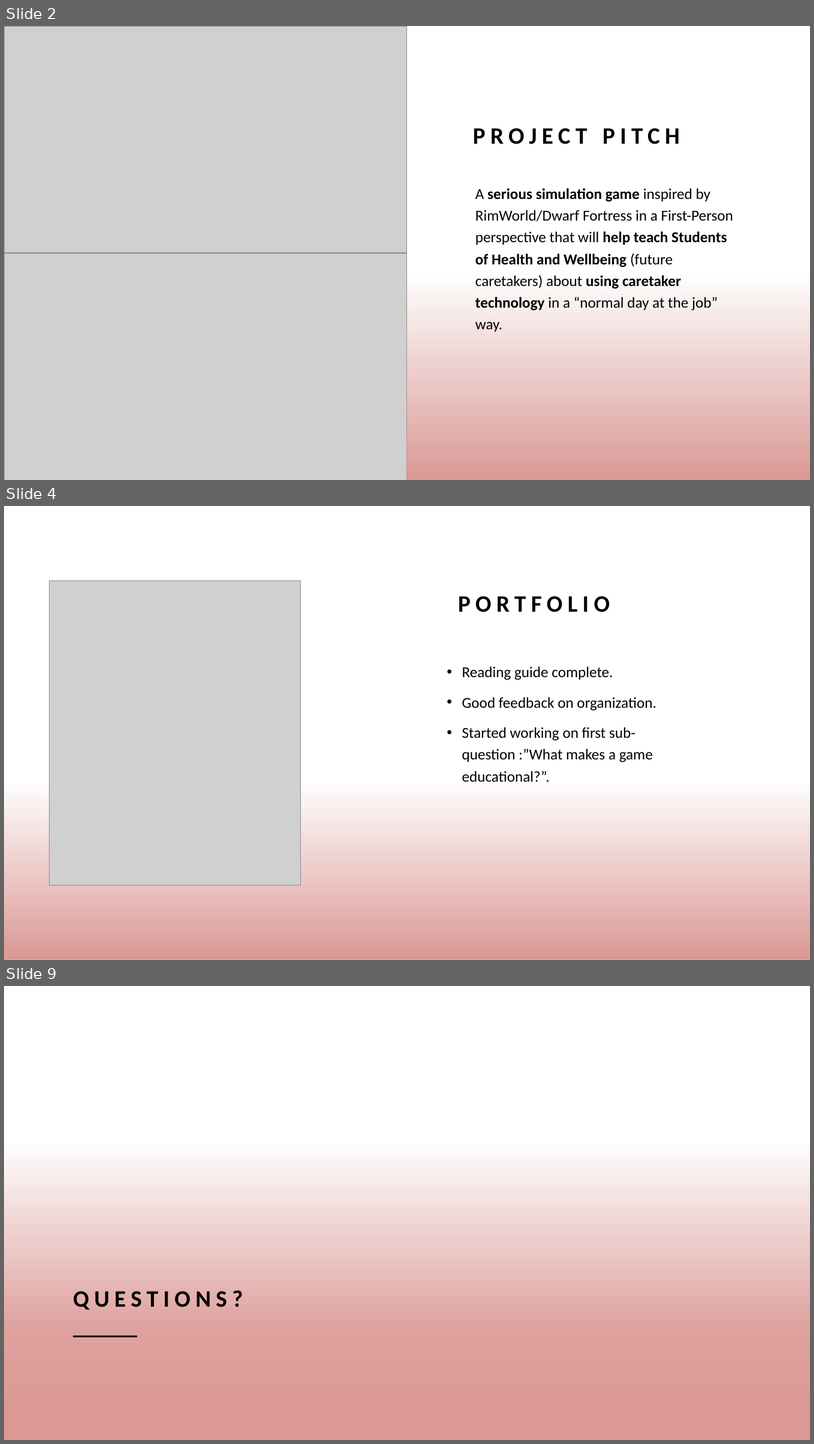
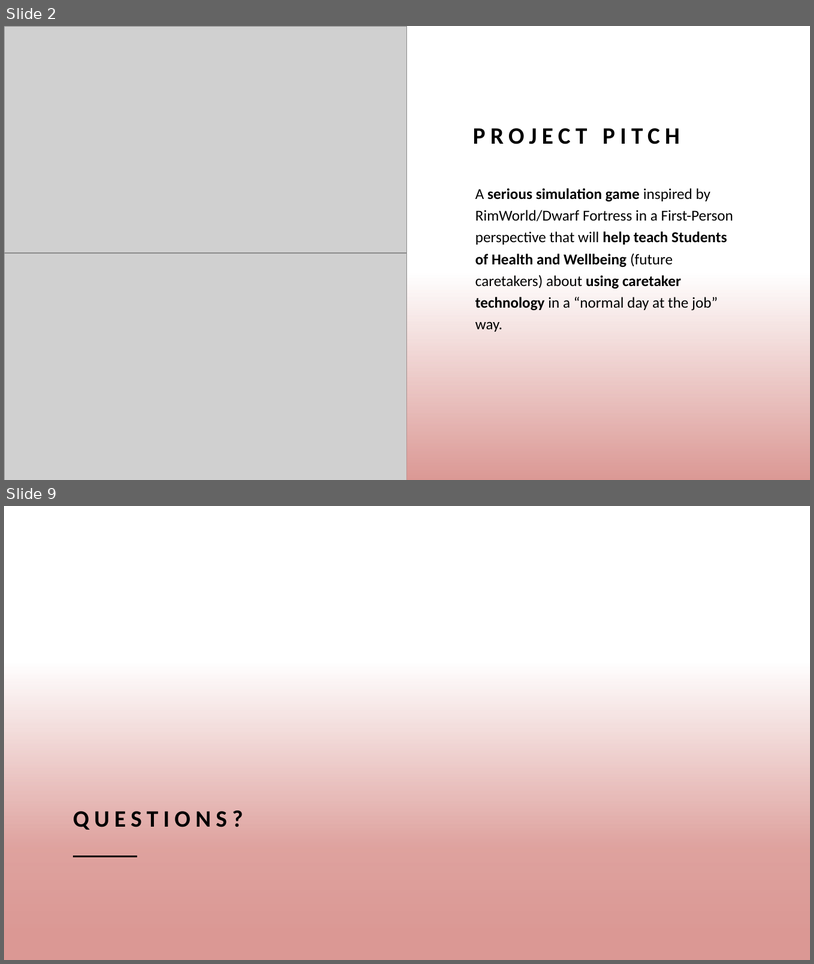
Before and after one commit to Snechar/CaretakerSim, a slide deck: Documents/Pitch.pptx. Shown one above the other, each under a label of ours: slides 2, 4 and 9 before the commit, slides 2 and 9 after it; the slides between them are not shown. The pictures are 814x1444 and 814x964 pixels, drawn with LibreOffice and Linux fonts; fonts in the diff are those of the drawing; grey boxes stand for pictures; background and template pictures are left out. Boxes give left, top, right and bottom in pixels: in the first picture for what was removed or moved away, otherwise in the second. Text is boxed around its words. In the diff, an @@ line names an element or a change of style, - is before the commit and + after.

```diff
--- a/Documents/Pitch.pptx
+++ b/Documents/Pitch.pptx
@@ slide 4 removed at (x1=4, y1=506, x2=810, y2=960), background #FFFFFF; not listed: 1 template element that a slide beside it also shows @@
@@ rectangle removed at (x1=4, y1=506, x2=810, y2=960) @@
@@ picture removed at (x1=50, y1=581, x2=301, y2=885) @@
@@ title removed at (x1=458, y1=596, x2=610, y2=612) @@
-PORTFOLIO
@@ text removed at (x1=462, y1=666, x2=656, y2=781) @@
-• Reading guide complete.
-• Good feedback on organization.
-• Started working on first sub-question :”What makes a game educational?”.
@@ rectangle removed at (x1=4, y1=753, x2=810, y2=960) @@
```
Also in this commit, not shown: 2 slides changed, 5 slides added, 4 other slides removed.
